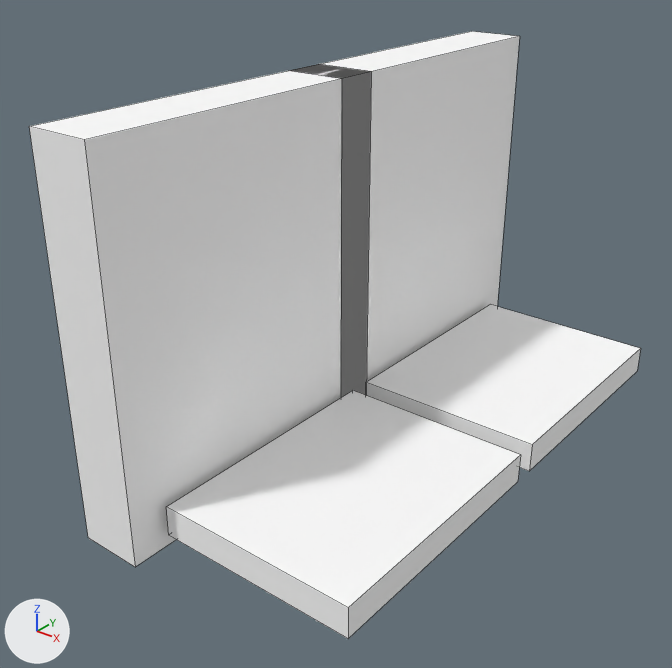
Two versions of the OBJ model src/main/resources/assets/myvillage/models/equipment/forging/bench_boots_1_hot.obj, one commit apart.
Camera for both pictures: a 50 mm camera at (0.81, -0.969, 0.357) aimed at (0.47, -0.543, 0.094). The lights are fixed; the arrows at lower left show +X, +Y and +Z. The picture after the commit comes second. Mesh edges are drawn as thin lines. Where no turn or scale is listed for an object, it has been applied to the vertices. Vertices at exactly the same position are counted once.

In view in the first picture: 'bench_boots_1_hot'.
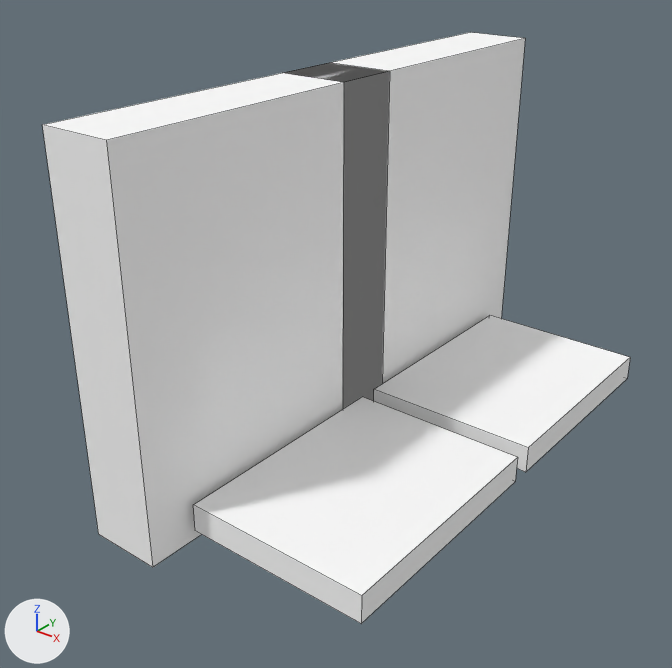
Location of each change, (x1, y1, x2, y2) in pixels of the pictures (672 x 668 px; the box of a moved part takes in the faces that stretch with it):
'bench_boots_1_hot', reshaped
    before: (29, 31, 641, 638)
    after: (43, 32, 630, 623)
part 1 of me_bench_boots_1_hot, moved or reshaped
    before: (166, 390, 521, 638)
    after: (193, 397, 518, 623)
part 2 of me_bench_boots_1_hot, moved or reshaped
    before: (29, 64, 371, 567)
    after: (43, 63, 389, 567)
part 3 of me_bench_boots_1_hot, moved or reshaped
    before: (366, 305, 641, 471)
    after: (374, 315, 630, 472)
part 4 of me_bench_boots_1_hot, moved or reshaped
    before: (293, 31, 519, 397)
    after: (284, 32, 525, 409)

The edits, one by one:
me_bench_boots_1_hot is used by ob_bench_boots_1_hot; location (0.0, 0.0, 0.0).
me_bench_boots_1_hot had 32 vertices, 24 faces and spanned x 0.409..0.591, y -0.707..-0.293, z 0.0..0.25.
me_bench_boots_1_hot now has 32 vertices, 24 faces and spans x 0.411..0.589, y -0.701..-0.299, z 0.0..0.25.
me_bench_boots_1_hot part 1: the loose piece of 8 vertices spanning x 0.457..0.591, y -0.684..-0.508, z 0.012..0.032 is scaled about its middle by 0.925, then moved by (0.003, 0.007, -0.002).
me_bench_boots_1_hot part 2: the loose piece of 8 vertices spanning x 0.409..0.452, y -0.707..-0.485, z 0.0..0.25 is scaled about its middle by (1.14, 1.01, 1), then moved by (0.005, 0.007, 0.0).
me_bench_boots_1_hot part 3: the loose piece of 8 vertices spanning x 0.457..0.591, y -0.492..-0.316, z 0.012..0.032 is scaled about its middle by 0.925, then moved by (0.003, -0.007, -0.002).
me_bench_boots_1_hot part 4: the loose piece of 8 vertices spanning x 0.409..0.452, y -0.515..-0.293, z 0.0..0.25 is scaled about its middle by (1.14, 1.01, 1), then moved by (0.005, -0.007, 0.0).
